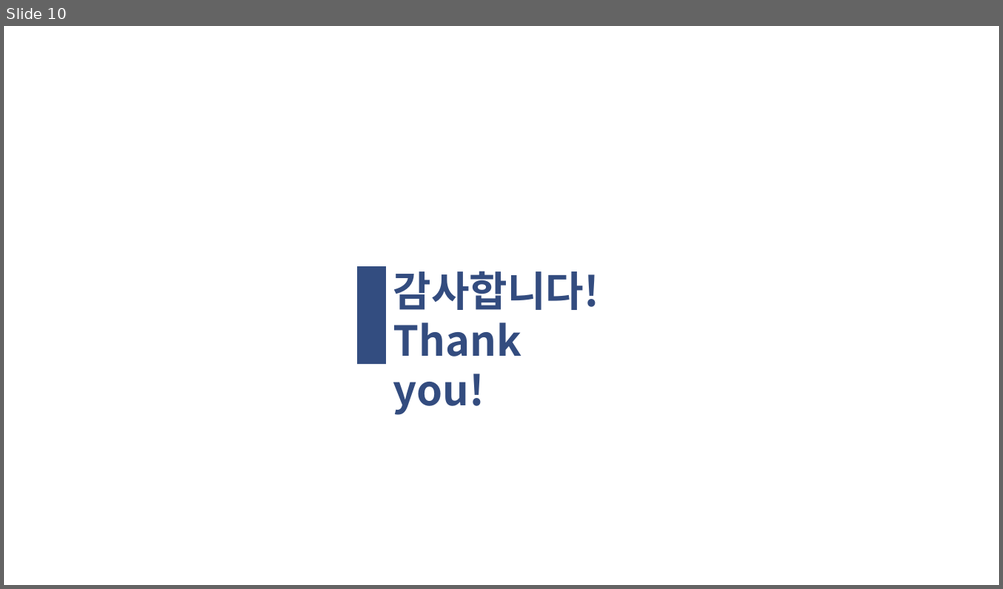
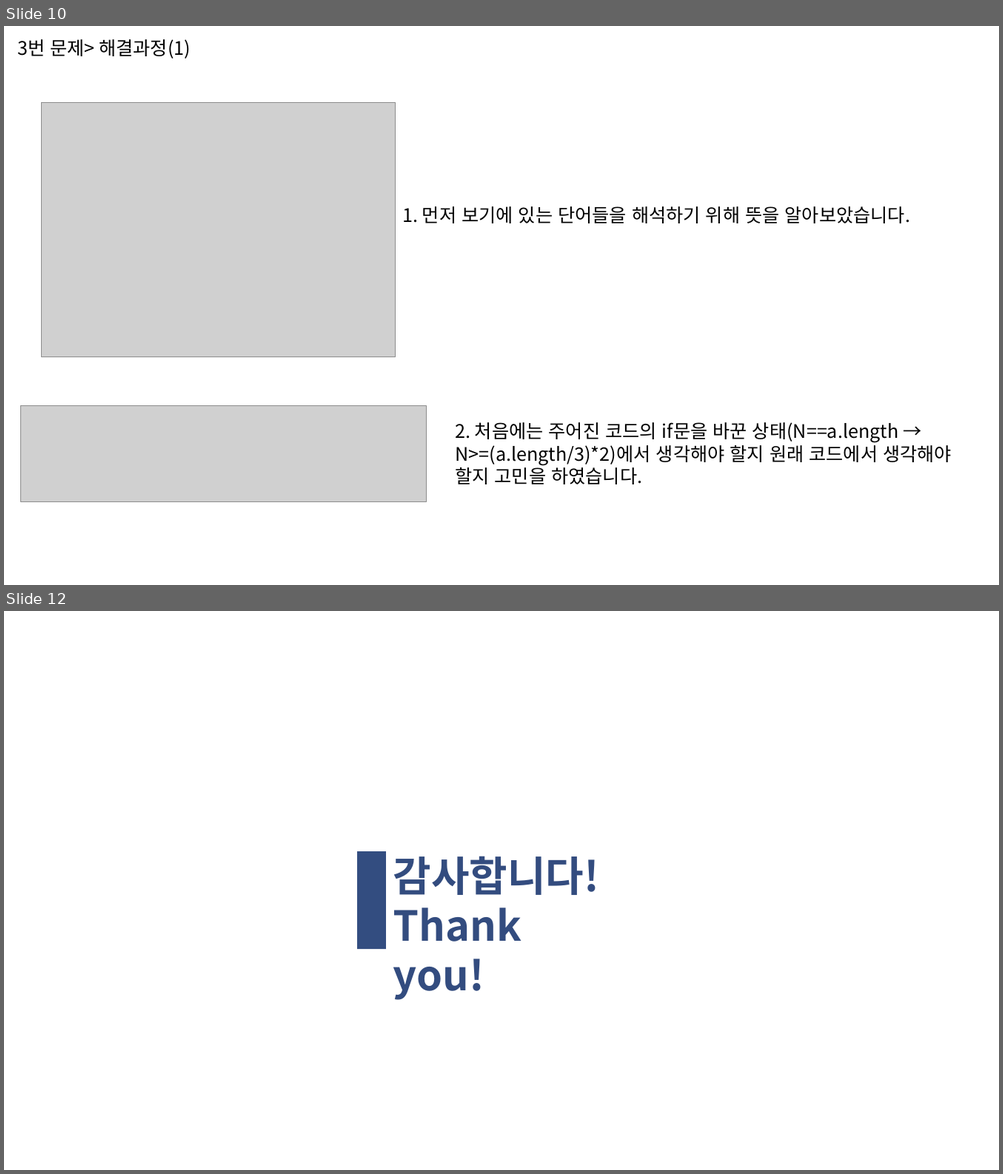
Before and after one commit to tjfruddnjs1/3-2Algorithm, a slide deck: 2차과제/201613998 설경원 2차 과제.pptx. Shown one above the other, each under a label of ours: slide 10 before the commit, slides 10 and 12 after it; the slides between them are not shown. The pictures are 1003x589 and 1003x1174 pixels, drawn with LibreOffice and Linux fonts; fonts in the diff are those of the drawing; grey boxes stand for pictures. Boxes give left, top, right and bottom in pixels: in the first picture for what was removed or moved away, otherwise in the second. Text is boxed around its words. In the diff, an @@ line names an element or a change of style, - is before the commit and + after.

Commit message:
2차 과제[3번. 시간복잡도 문제 풀이 추가]

```diff
--- a/2차과제/201613998 설경원 2차 과제.pptx
+++ b/2차과제/201613998 설경원 2차 과제.pptx
@@ slide 10 added at (4,26,999,585), background #FFFFFF @@
@@ text added at (17,39,190,59), 18 pt, text #000000 @@
+3번 문제> 해결과정(1)
@@ picture added at (41,103,395,358) @@
@@ text added at (402,207,910,224), 18 pt, text #000000 @@
+1. 먼저 보기에 있는 단어들을 해석하기 위해 뜻을 알아보았습니다.
@@ picture added at (20,406,427,502) @@
@@ text added at (455,423,951,485), 18 pt, text #000000 @@
+2. 처음에는 주어진 코드의 if문을 바꾼 상태(N==a.length → N>=(a.length/3)*2)에서 생각해야 할지 원래 코드에서 생각해야 할지 고민을 하였습니다.
@@ what was slide 10 is now slide 12 @@
```
Also in this commit, not shown: 1 slide changed, 1 other slide added.
